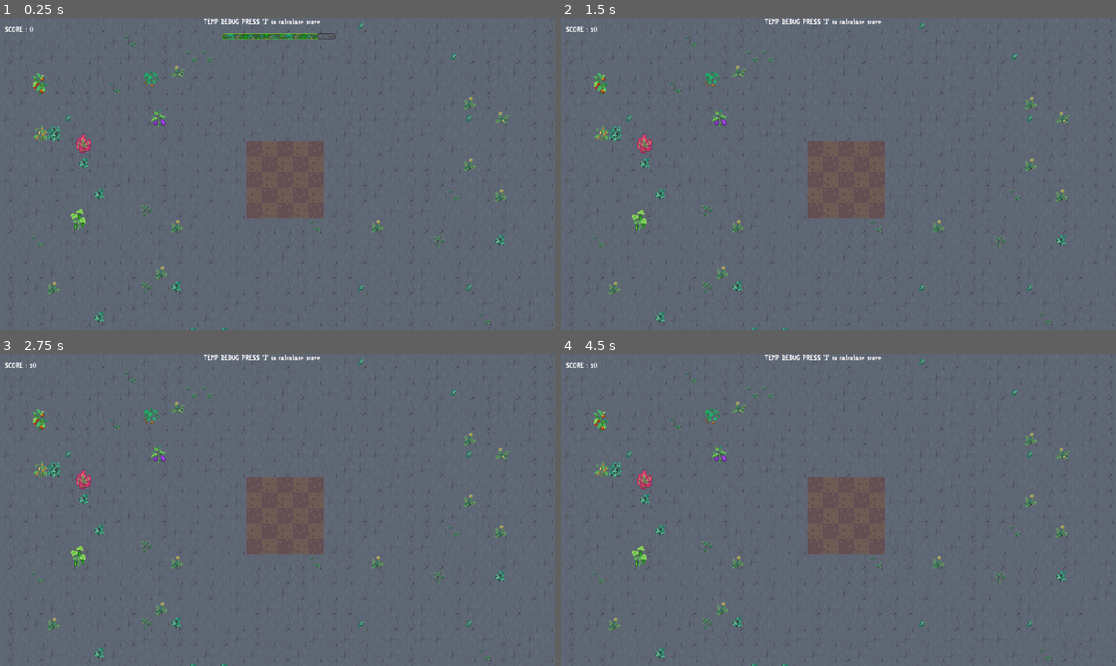
Above: before the commit, frames 1-4 (two rows, left to right).
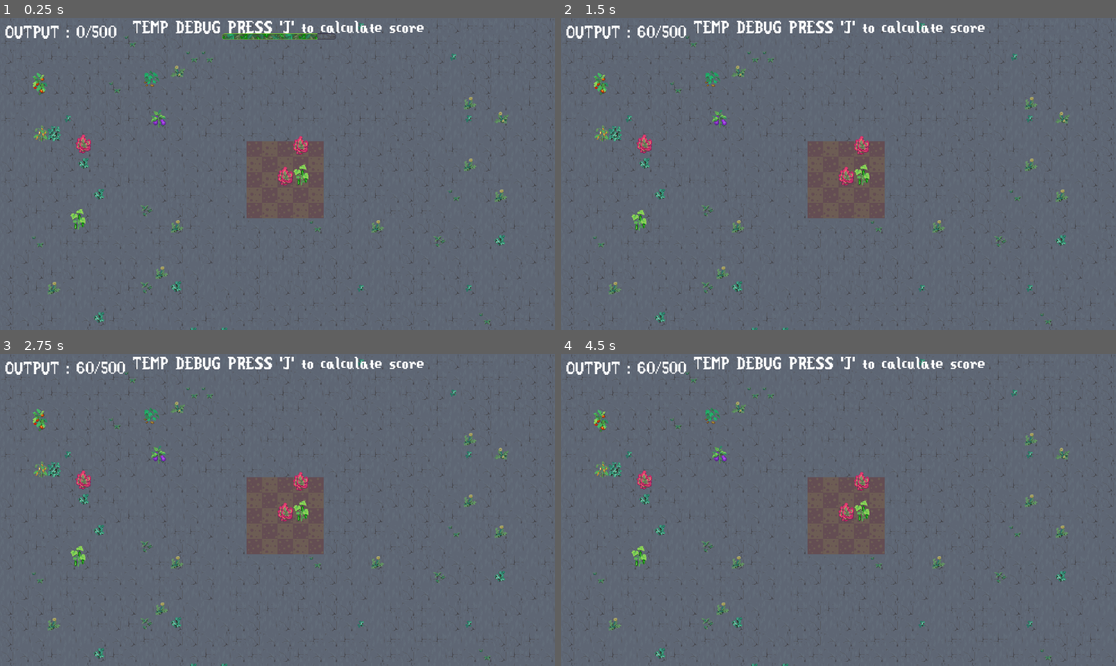
Above: after the commit, the same moments.

Repository: Ihmayor/Growup_GameJam_2025
Game: Godot game, scene res://main_garden.tscn
The game is run twice, just before and just after one commit, with the same random seed, the same clock (stepped at 60 frames per second) and the same inputs.
Inputs (mouse positions are in pixels of both pictures, inside the frame that each line leads up to):
- Up to frame 1 (0.25 s): no input
- Up to frame 2 (1.5 s): tap J (test_calculate) at 0.5, 0.8, 1.25, 1.35 s; move the mouse to (638, 220) at 0.52 s; hold E (rotate_right) 0.53-1.28 s; hold Right mouse button (Shovel) 0.53-1.28 s; move the mouse to (638, 223) at 1.27 s; hold Q (rotate_left) from 1.28 s (still down)
- Up to frame 3 (2.75 s): right-click (77, 559) at 1.55 s; tap J (test_calculate) at 2, 2.3 s; move the mouse to (149, 416) at 2.02 s; release Q (rotate_left) at 2.03 s; hold E (rotate_right) from 2.03 s (still down); hold Right mouse button (Shovel) from 2.03 s (still down)
- Up to frame 4 (4.5 s): tap J (test_calculate) at 2.75, 3.5 s; move the mouse to (710, 416) at 2.77 s; release Right mouse button (Shovel) at 2.78 s; click (710, 416) at 2.85 s; right-click (710, 416) at 3.05 s; move the mouse to (599, 422) at 3.52 s; release E (rotate_right) at 3.53 s; hold J (test_calculate) 3.53-4.28 s; hold Q (rotate_left) from 3.53 s (still down); move the mouse to (599, 422) at 4.27 s; right-click (599, 422) at 4.35 s

The runs differ from the first frame. In frame 1, 1.7% of the frame differs, in the area x 0-77%, y 0-54%; in frame 2, 1.7%; in frame 3, 1.7%; in frame 4, 1.7%.

Commit message:
start screen stop

Diff:
--- a/grow_up_game_jam_2025/GameManager.gd
+++ b/grow_up_game_jam_2025/GameManager.gd
@@ -22,17 +22,17 @@
 		if planted_slot.index.x > 0:
 			found_neighbour = array_of_slots.filter(func(neighbour:Slot): return is_neighbour(neighbour, Vector2(planted_slot.index.x - 1, planted_slot.index.y)))
 			base_stat = calculate_neighbour(planted_slot.planted_plant, found_neighbour.get(0),base_stat)
+
 		#check right
 		if planted_slot.index.x < level.grid_width:
 			found_neighbour = array_of_slots.filter(func(neighbour:Slot): return is_neighbour(neighbour, Vector2(planted_slot.index.x + 1, planted_slot.index.y)))
-			print(planted_slot.index.x + 1)
-			print(found_neighbour)
-			print("============")
 			base_stat = calculate_neighbour(planted_slot.planted_plant, found_neighbour.get(0),base_stat)
+
 		#check top
 		if planted_slot.index.y < level.grid_height:
 			found_neighbour = array_of_slots.filter(func(neighbour:Slot): return is_neighbour(neighbour, Vector2(planted_slot.index.x , planted_slot.index.y + 1)))
 			base_stat = calculate_neighbour(planted_slot.planted_plant, found_neighbour.get(0),base_stat)
+
 		#check bottom
 		if planted_slot.index.y > 0:
 			found_neighbour = array_of_slots.filter(func(neighbour:Slot): return is_neighbour(neighbour, Vector2(planted_slot.index.x , planted_slot.index.y - 1)))
@@ -47,13 +47,16 @@
 func calculate_neighbour(origin: Plant, neighbour: Slot, running_score:int) -> int:
 	if neighbour == null:
 		return running_score;
+
 	var neighbour_plant = neighbour.planted_plant
+	print("found neighbour")
+	print(origin.name + "is next to" +  neighbour.planted_plant.name)
 	if origin.compatible_matchup == neighbour_plant.name:
 		print("boost")
-		return running_score * 2
+		return running_score + (origin.base_stat * 1.5)
 	if origin.incompatible_matchup.size() > 0 && origin.incompatible_matchup.has(neighbour_plant.name):
 		print("debuff")
-		return running_score / 2
+		return running_score - (origin.base_stat / 2)
 	return running_score
 
 func compare_to_limit_for_level():
--- a/grow_up_game_jam_2025/hud.gd
+++ b/grow_up_game_jam_2025/hud.gd
@@ -1,7 +1,9 @@
 class_name HUD extends Control
 
 @export var player_data: PlayerData
+@export var level_data :LevelData
+
 
 func _process(delta: float) -> void:
 	if (player_data != null):
-		%ScoreLabel.text = "SCORE : " + str(player_data.running_total_score)
+		%ScoreLabel.text = "OUTPUT : " + str(player_data.running_total_score) + "/" + str(level_data.quota)
--- a/grow_up_game_jam_2025/main_garden.tscn
+++ b/grow_up_game_jam_2025/main_garden.tscn
@@ -26,6 +26,7 @@
 mouse_filter = 1
 script = ExtResource("2_j5ia0")
 player_data = ExtResource("3_7j0uk")
+level_data = ExtResource("2_56tkj")
 
 [node name="Temp" type="Label" parent="CanvasLayer/HUD"]
 unique_name_in_owner = true
--- a/grow_up_game_jam_2025/scenes/GardenUI.tscn
+++ b/grow_up_game_jam_2025/scenes/GardenUI.tscn
@@ -1,9 +1,10 @@
-[gd_scene load_steps=14 format=3 uid="uid://bbv1r3rtxaboq"]
+[gd_scene load_steps=15 format=3 uid="uid://bbv1r3rtxaboq"]
 
 [ext_resource type="Script" uid="uid://moxmumwfntxg" path="res://scenes/garden_grid.gd" id="1_rpbvd"]
 [ext_resource type="Theme" uid="uid://be0cfe1malgy4" path="res://scripts/resources/Theme/Main_Theme.tres" id="2_bwvbm"]
 [ext_resource type="Texture2D" uid="uid://dn30m6j3daakw" path="res://Assets/Sprites/Ground.png" id="3_nw0t6"]
 [ext_resource type="Resource" uid="uid://dq021g682x5hl" path="res://scripts/resources/plant_data/Tomato.tres" id="4_bwvbm"]
+[ext_resource type="Resource" uid="uid://b7kpi1wb3pw1o" path="res://scripts/resources/plant_data/Cucumber.tres" id="5_uidg8"]
 [ext_resource type="Resource" uid="uid://bt73q2gq4s313" path="res://scripts/resources/plant_data/Eggplant.tres" id="6_uidg8"]
 [ext_resource type="Resource" uid="uid://o54fv0lu1jdf" path="res://scripts/resources/plant_data/Lettuce.tres" id="7_hbwtr"]
 [ext_resource type="Resource" uid="uid://1mdl623pu2h5" path="res://scripts/resources/plant_data/Pepper.tres" id="8_c63eo"]
@@ -37,6 +38,7 @@
 light_planted_soil = SubResource("AtlasTexture_uidg8")
 dark_planted_soil = SubResource("AtlasTexture_hbwtr")
 test = ExtResource("7_hbwtr")
+test2 = ExtResource("5_uidg8")
 
 [node name="GridContainer" type="GridContainer" parent="."]
 unique_name_in_owner = true
--- a/grow_up_game_jam_2025/scenes/garden_grid.gd
+++ b/grow_up_game_jam_2025/scenes/garden_grid.gd
@@ -13,6 +13,8 @@
 
 
 @export var test: Plant
+@export var test2: Plant
+
 
 var grid_size: int = 32
 func _ready():
@@ -34,6 +36,14 @@
 			if (i==2 && j ==2):
 				slot_instance.add_plant_here(test)
 
+			if (i==2 && j ==3):
+				slot_instance.add_plant_here(test2)
+
+
+			if (i==0 && j == 3):
+				slot_instance.add_plant_here(test)
+
+
 			if alt:
 				slot_instance.soil_unplanted = light_soil
 				slot_instance.soil_planted = light_planted_soil
--- /dev/null
+++ b/grow_up_game_jam_2025/scenes/start_scene.tscn
@@ -0,0 +1,40 @@
+[gd_scene load_steps=3 format=3 uid="uid://c3kxwube2sd38"]
+
+[ext_resource type="PackedScene" uid="uid://14kx06325vrt" path="res://scenes/UI/text_box.tscn" id="1_cokmr"]
+[ext_resource type="Theme" uid="uid://be0cfe1malgy4" path="res://scripts/resources/Theme/Main_Theme.tres" id="2_3tgnh"]
+
+[node name="StartScene" type="Node2D"]
+
+[node name="CanvasLayer" type="CanvasLayer" parent="."]
+
+[node name="Control2" parent="CanvasLayer" instance=ExtResource("1_cokmr")]
+
+[node name="Control" type="Control" parent="CanvasLayer"]
+layout_mode = 3
+anchors_preset = 15
+anchor_right = 1.0
+anchor_bottom = 1.0
+grow_horizontal = 2
+grow_vertical = 2
+
+[node name="CenterContainer" type="CenterContainer" parent="CanvasLayer/Control"]
+layout_mode = 1
+anchors_preset = 15
+anchor_right = 1.0
+anchor_bottom = 1.0
+grow_horizontal = 2
+grow_vertical = 2
+
+[node name="VBoxContainer" type="VBoxContainer" parent="CanvasLayer/Control/CenterContainer"]
+layout_mode = 2
+
+[node name="Label" type="Label" parent="CanvasLayer/Control/CenterContainer/VBoxContainer"]
+layout_mode = 2
+theme = ExtResource("2_3tgnh")
+theme_override_font_sizes/font_size = 80
+text = "NOT NEXT TO MY TOMATOES!"
+
+[node name="Button" type="Button" parent="CanvasLayer/Control/CenterContainer/VBoxContainer"]
+layout_mode = 2
+text = "PLAY
+"
--- a/grow_up_game_jam_2025/scripts/resources/LevelData.gd
+++ b/grow_up_game_jam_2025/scripts/resources/LevelData.gd
@@ -2,3 +2,5 @@
 
 @export var grid_width = 5;
 @export var grid_height = 5;
+
+@export var quota:int = 500
--- a/grow_up_game_jam_2025/scripts/resources/Placement/Place.gd
+++ b/grow_up_game_jam_2025/scripts/resources/Placement/Place.gd
@@ -45,7 +45,7 @@
 	mouse_over = true
 
 	if currentlyDragging != null && currentlyDragging != self:
-		print("Already dragging something")
+		#print("Already dragging something")
 		return
 	currentlyDragging = self
 
@@ -68,7 +68,7 @@
 	var changed = false
 
 	if event.is_action_pressed("Shovel"):
-		print("Attempt shovel")
+		#print("Attempt shovel")
 		SetShoveled()
 
 	if event.is_action_pressed("rotate_left"):
@@ -128,7 +128,7 @@
 
 	for cPlant in childPlants:
 		if (cPlant.isPlanted):
-			print("Unmovable due to planted set")
+			#print("Unmovable due to planted set")
 			isPlanted = true
 	pass
 
@@ -154,9 +154,9 @@
 
 func _on_area_2d_area_entered(area: Area2D) -> void:
 	var slot = area.get_parent()
-	print("Entered area ", slot.name)
+	#print("Entered area ", slot.name)
 	if (slot is Slot ):
-		print("setting last slot entered")
+		#print("setting last slot entered")
 		lastSlotEntered = slot
 		pass
 	pass # Replace with function body.
--- a/grow_up_game_jam_2025/scripts/resources/Placement/Plant.gd
+++ b/grow_up_game_jam_2025/scripts/resources/Placement/Plant.gd
@@ -33,7 +33,7 @@
 
 
 func Shovel ():
-	print("Shoveled")
+	#print("Shoveled")
 	isPlanted = true
 	global_position -= Vector2(0, -shoveledRecess)
 	pass
--- a/grow_up_game_jam_2025/scripts/resources/Theme/Main_Theme.tres
+++ b/grow_up_game_jam_2025/scripts/resources/Theme/Main_Theme.tres
@@ -6,4 +6,5 @@
 GridContainer/constants/h_separation = 0
 GridContainer/constants/v_separation = 0
 HBoxContainer/constants/separation = 0
+Label/font_sizes/font_size = 40
 Label/fonts/font = ExtResource("1_q45ni")
--- a/grow_up_game_jam_2025/slot.tscn
+++ b/grow_up_game_jam_2025/slot.tscn
@@ -61,7 +61,6 @@
 texture = ExtResource("2_khion")
 
 [node name="PlantTexture" type="TextureRect" parent="."]
-visible = false
 z_index = 5
 z_as_relative = false
 layout_mode = 1
Not shown, added: grow_up_game_jam_2025/Assets/sfx/Lose sfx.mp3.import
Not shown, added: grow_up_game_jam_2025/Assets/sfx/Plant Pickup sfx.mp3.import
Not shown, added: grow_up_game_jam_2025/Assets/sfx/Select sfx.mp3.import
Not shown, added: grow_up_game_jam_2025/Assets/sfx/new quota sfx.mp3.import
Not shown, added: grow_up_game_jam_2025/Assets/sfx/plant place sfx.mp3.import
Not shown, changed: .DS_Store
Not shown, changed: grow_up_game_jam_2025/.DS_Store
Not shown, added: grow_up_game_jam_2025/Assets/sfx/Lose sfx.mp3
Not shown, added: grow_up_game_jam_2025/Assets/sfx/Plant Pickup sfx.mp3
Not shown, added: grow_up_game_jam_2025/Assets/sfx/Select sfx.mp3
Not shown, added: grow_up_game_jam_2025/Assets/sfx/new quota sfx.mp3
Not shown, added: grow_up_game_jam_2025/Assets/sfx/plant place sfx.mp3
